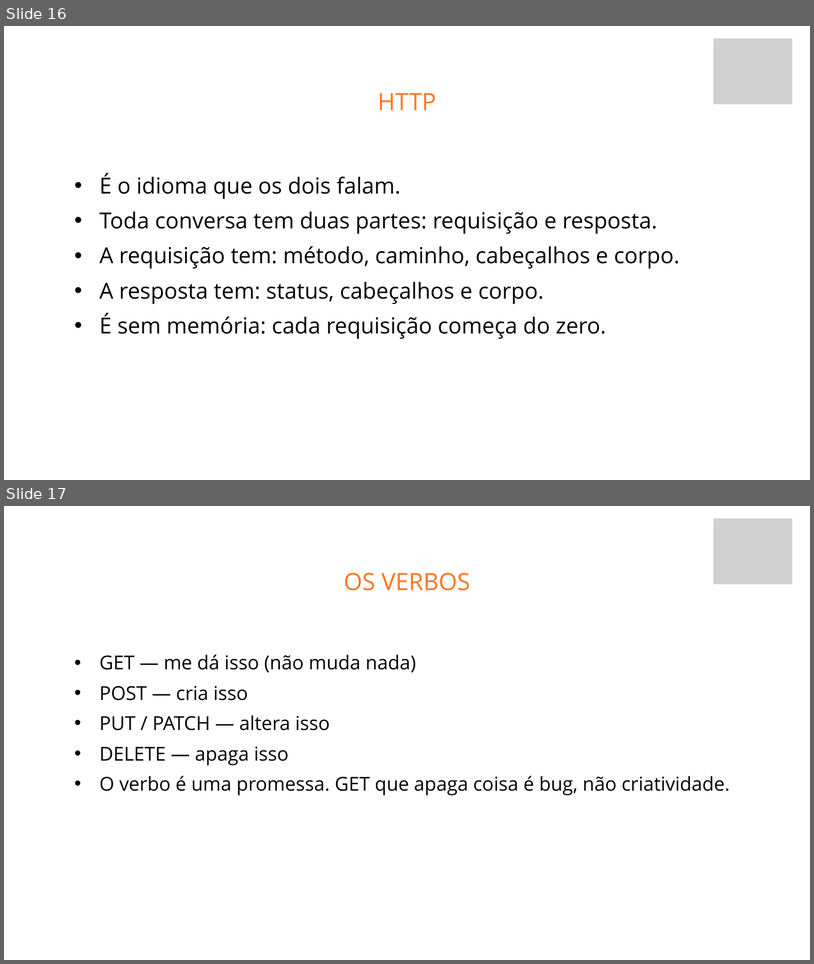
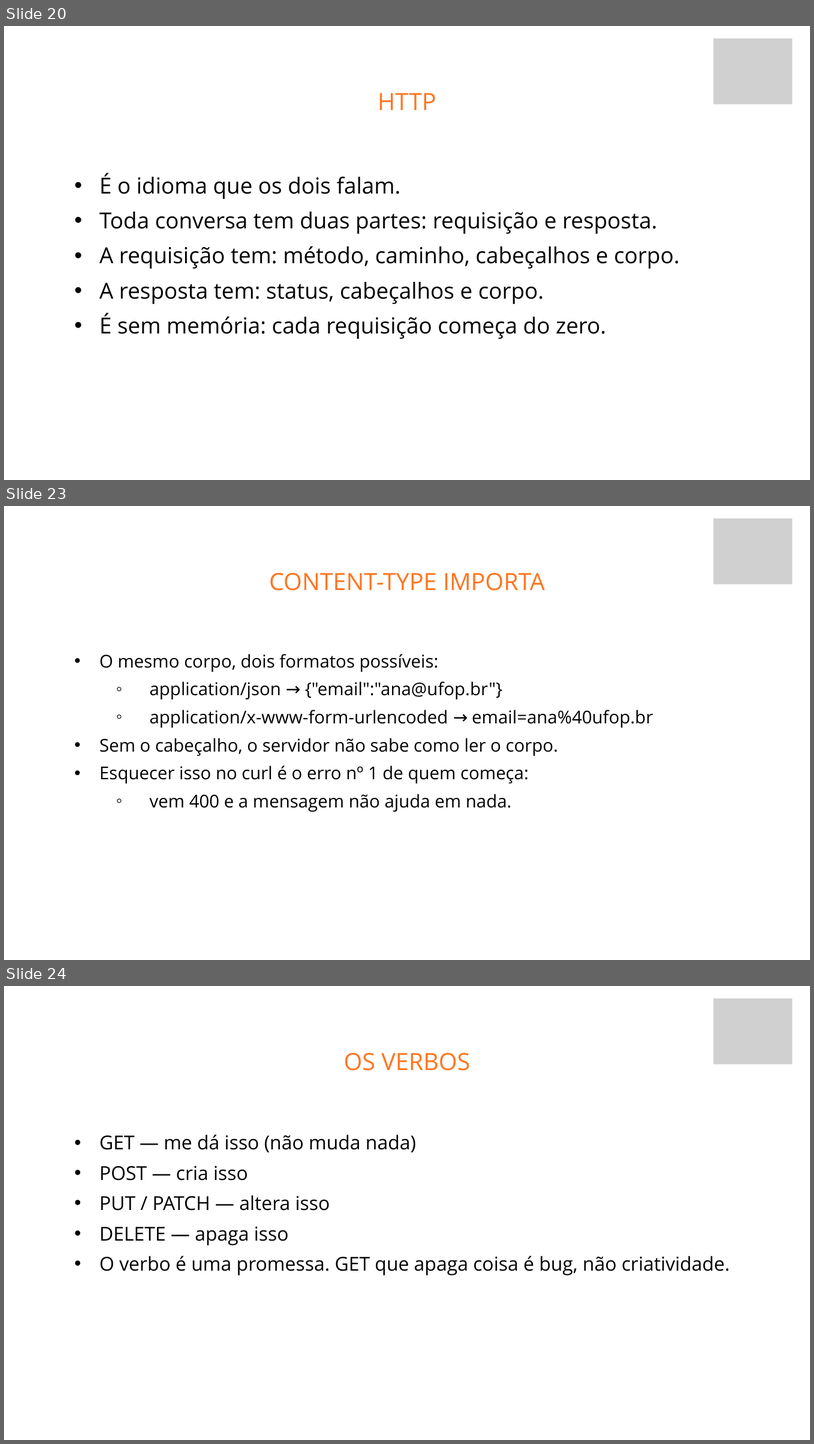
Before and after one commit to fabriciosiqueira08/capacitacao-gabarito, a slide deck: slides/build/aula-01-fundamentos-de-back-end.pptx. Shown one above the other, each under a label of ours: slides 16 and 17 before the commit, slides 20, 23 and 24 after it; the slides between them are not shown. The pictures are 814x964 and 814x1444 pixels, drawn with LibreOffice and Linux fonts; fonts in the diff are those of the drawing; grey boxes stand for pictures; background and template pictures are left out. Boxes give left, top, right and bottom in pixels: in the first picture for what was removed or moved away, otherwise in the second. Text is boxed around its words. In the diff, an @@ line names an element or a change of style, - is before the commit and + after.

```diff
--- a/slides/build/aula-01-fundamentos-de-back-end.pptx
+++ b/slides/build/aula-01-fundamentos-de-back-end.pptx
@@ slide 23 added at [4, 506, 810, 960], background picture (left out) @@
@@ picture added at [714, 519, 792, 584] @@
@@ text added at [269, 573, 545, 591], 42.4 pt, text #FF751F @@
+CONTENT-TYPE IMPORTA
@@ text added at [99, 654, 653, 811], 31.6 pt, text #000000 @@
+  • O mesmo corpo, dois formatos possíveis:
+    ◦ application/json → {"email":"ana@ufop.br"}
+    ◦ application/x-www-form-urlencoded → email=ana%40ufop.br
+  • Sem o cabeçalho, o servidor não sabe como ler o corpo.
+  • Esquecer isso no curl é o erro nº 1 de quem começa:
+    ◦ vem 400 e a mensagem não ajuda em nada.
@@ what was slide 16 is now slide 20 @@
@@ what was slide 17 is now slide 24 @@
```
Also in this commit, not shown: 12 other slides added, 14 other files.
